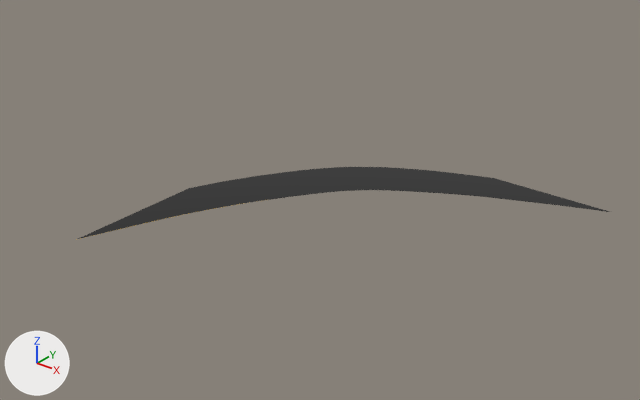
An edit to the FBX model Assets/Project/Graphics/3D/Models/SideRoad.fbx, drawn before and after from the same camera.
One viewpoint serves both versions: a 50 mm lens placed at (35.7, -27.0, 19.4), pointed at (11.4, 3.4, 0.5). Every picture has the same lights, and +X, +Y and +Z are marked at lower left.

The scene before the commit, as lines of its bpy script (objects in view):
```python
me_mesh = bpy.data.meshes.new('Mesh')
me_mesh.from_pydata(...)  # 188 vertices, 372 faces; spans x 0.0..1800.0, y -1.0..0.0, z -1092.0..708.0
me_mesh.materials.append(mat_mtl_sideroad)  # picture img_1_png
ob_sideroad = bpy.data.objects.new('SideRoad', me_mesh)
ob_sideroad.location = (4.63, 1.13, 0.01)
ob_sideroad.rotation_euler = (1.571, 0.0, 0.0)  # degrees (90, 0, 0)
ob_sideroad.scale = (0.01, 0.01, 0.01)
```
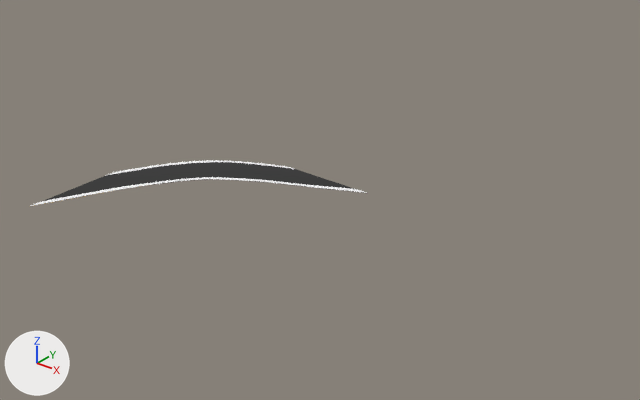
Commit message: Side  Road Edit

What differs and where, as boxes [x1, y1, x2, y2] in the pictures (640 x 400 px; the box of a moved part takes in the faces that stretch with it):
'SideRoad', reshaped, moved, rescaled (37% narrower, 35% shorter): before [76, 167, 609, 240]; after [29, 160, 367, 207]
part 1 of me_mesh, added: after [105, 160, 294, 176]
part 2 of me_mesh, added: after [31, 177, 367, 206]
part 3 of me_mesh, moved or reshaped: before [76, 167, 609, 240]; after [29, 162, 364, 207]

The change, as a list of edits to the scene's bpy script:
```text
Add mat_mtl_sideroadline:
    mat_mtl_sideroadline = principled_material('Mtl_SideRoadLine')
    mat_mtl_sideroadline.base_color = (1.0, 1.0, 1.0)  # white #ffffff
    mat_mtl_sideroadline.roughness = 0.0
Change me_mesh:
    used by ob_sideroad; location = (4.63, 1.13, 0.01); rotation_euler = (1.571, 0.0, 0.0), in degrees (90, 0, 0); scale = (0.01, 0.01, 0.01)
    remove me_mesh.from_pydata(...)  # 188 vertices, 372 faces; spans x 0.0..1800.0, y -1.0..0.0, z -1092.0..708.0
    add me_mesh.from_pydata(...)  # 514 vertices, 1016 faces; spans x 0.0..2053.0, y -1.0..1.0, z -1093.0..890.0
    me_mesh part 1: a new loose piece of 170 vertices spanning x 0.0..1247.0, y 0.0..1.0, z -1093.0..89.0, in mat_mtl_sideroadline (white #ffffff)
    me_mesh part 2: a new loose piece of 156 vertices spanning x 0.0..2053.0, y 0.0..1.0, z -1092.0..890.0, in mat_mtl_sideroadline (white #ffffff)
    me_mesh part 3
    72 vertices in x 128.0..1567.0, y -1.0..0.0, z -1002.0..387.0 move by (66.0, 0.0, 110.0)
    24 vertices in x 155.0..1405.0, y -1.0..0.0, z -933.0..321.0 move by (66.0, 0.0, 111.0)
    4 vertices in x 929.0..1242.0, y -1.0..0.0, z -863.0..-693.0 move by (67.0, 0.0, 110.0)
    6 vertices move from x 0.0..1800.0, y -1.0..0.0, z -1092.0..708.0 to x 0.0..2053.0, y -1.0..0.0, z -1092.0..890.0
    add me_mesh.materials.append(mat_mtl_sideroadline)  # white #ffffff
Change ob_sideroad:
    ob_sideroad.location: (4.63, 1.13, 0.01) -> (0.0, 0.0, 0.0)
    ob_sideroad.scale: (0.01, 0.01, 0.01) -> (0.00589, 0.01, 0.00589)
```
